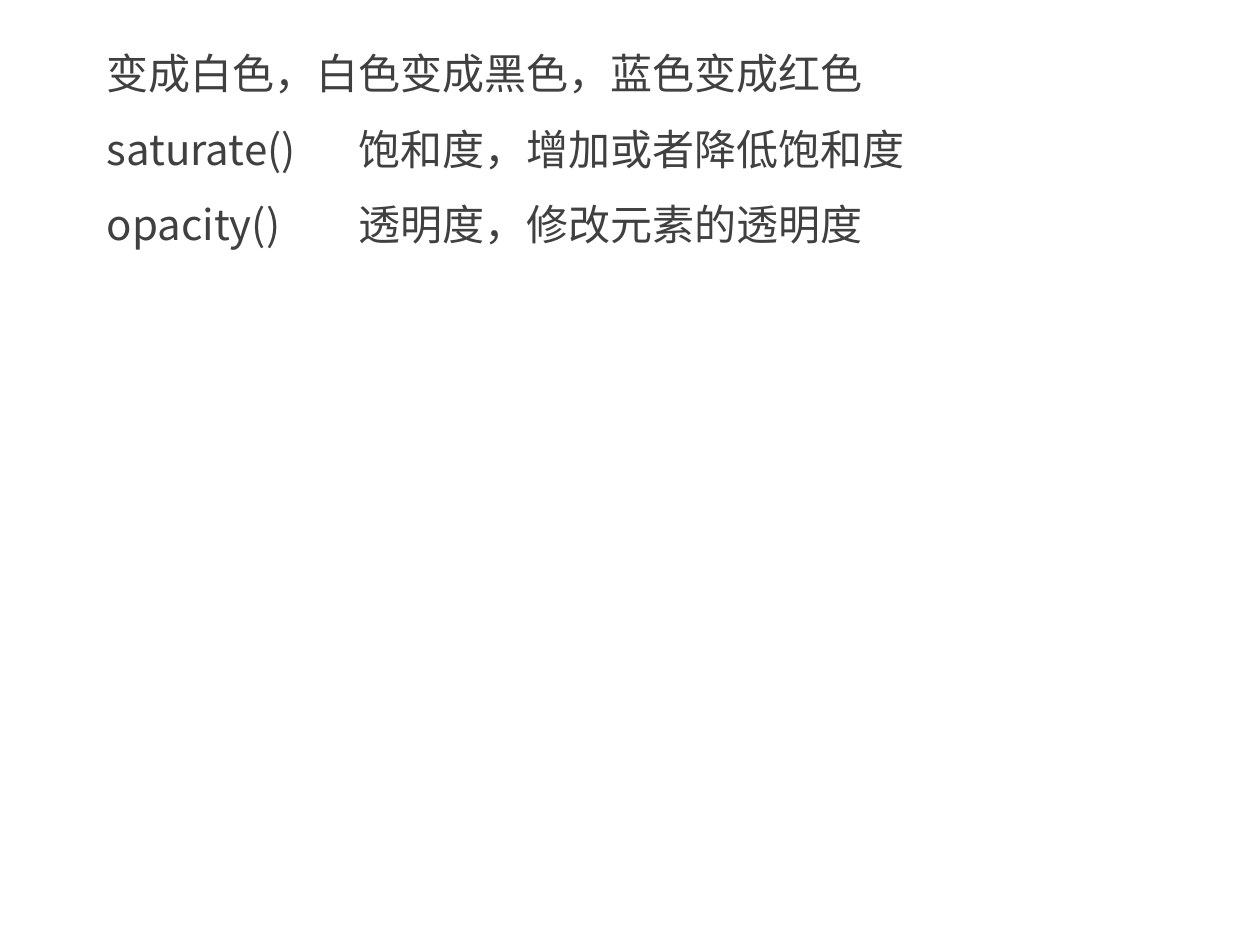
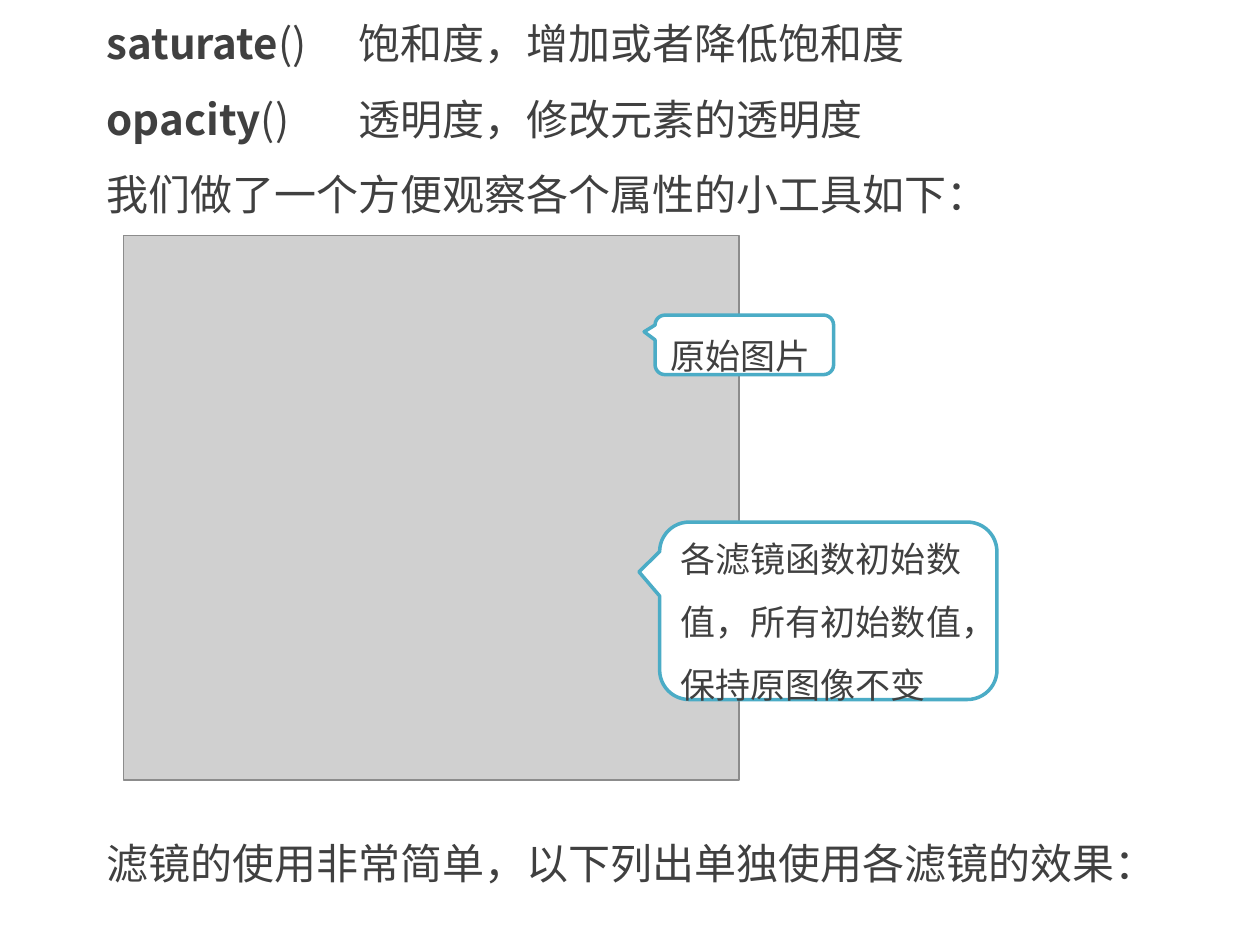
Before and after one commit to kong66/webAni, a slide deck: slide 5 of 35-css-filter/35.pptx. Drawn at 1260x945 pixels with LibreOffice and Linux fonts; fonts in the diff are those of the drawing; grey boxes stand for pictures. Boxes give left, top, right and bottom in pixels: in the first picture for what was removed or moved away, otherwise in the second. Text is boxed around its words. In the diff, an @@ line names an element or a change of style, - is before the commit and + after.

```diff
--- a/35-css-filter/35.pptx
+++ b/35-css-filter/35.pptx
@@ text "saturate() 饱和度，增加或者降低饱和度": place and size @@
-text "saturate() 饱和度，增加或者降低饱和度" at [107,53,905,250]
+text "saturate() 饱和度，增加或者降低饱和度" at [107,23,989,214]
@@ text at [107,23,905,145]: bold on in "saturate()", "opacity()" @@
@@ text at [107,53,863,94]: paragraph removed @@
-变成白色，白色变成黑色，蓝色变成红色
@@ text at [107,174,989,214]: paragraph added @@
+我们做了一个方便观察各个属性的小工具如下：
@@ picture added at [123,236,738,780] @@
@@ rounded speech box added at [655,315,834,374], fill #FFFFFF, outline #4BACC6 2 pt, 20 pt, text #404040 @@
+原始图片
@@ rounded speech box added at [660,522,998,699], fill #FFFFFF, outline #4BACC6 2 pt, 20 pt, text #404040 @@
+各滤镜函数初始数值，所有初始数值，保持原图像不变
@@ text added at [107,843,1157,884], 24 pt, text #404040 @@
+滤镜的使用非常简单，以下列出单独使用各滤镜的效果：
```
Also in this commit, not shown: 2 other slides changed, 1 slide added, 1 slide removed, 3 other files.
